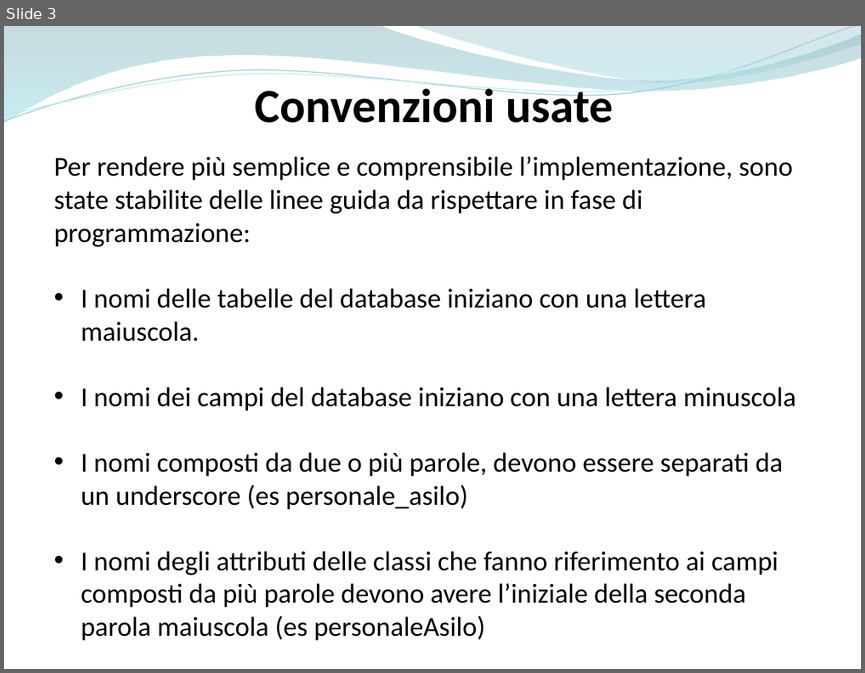
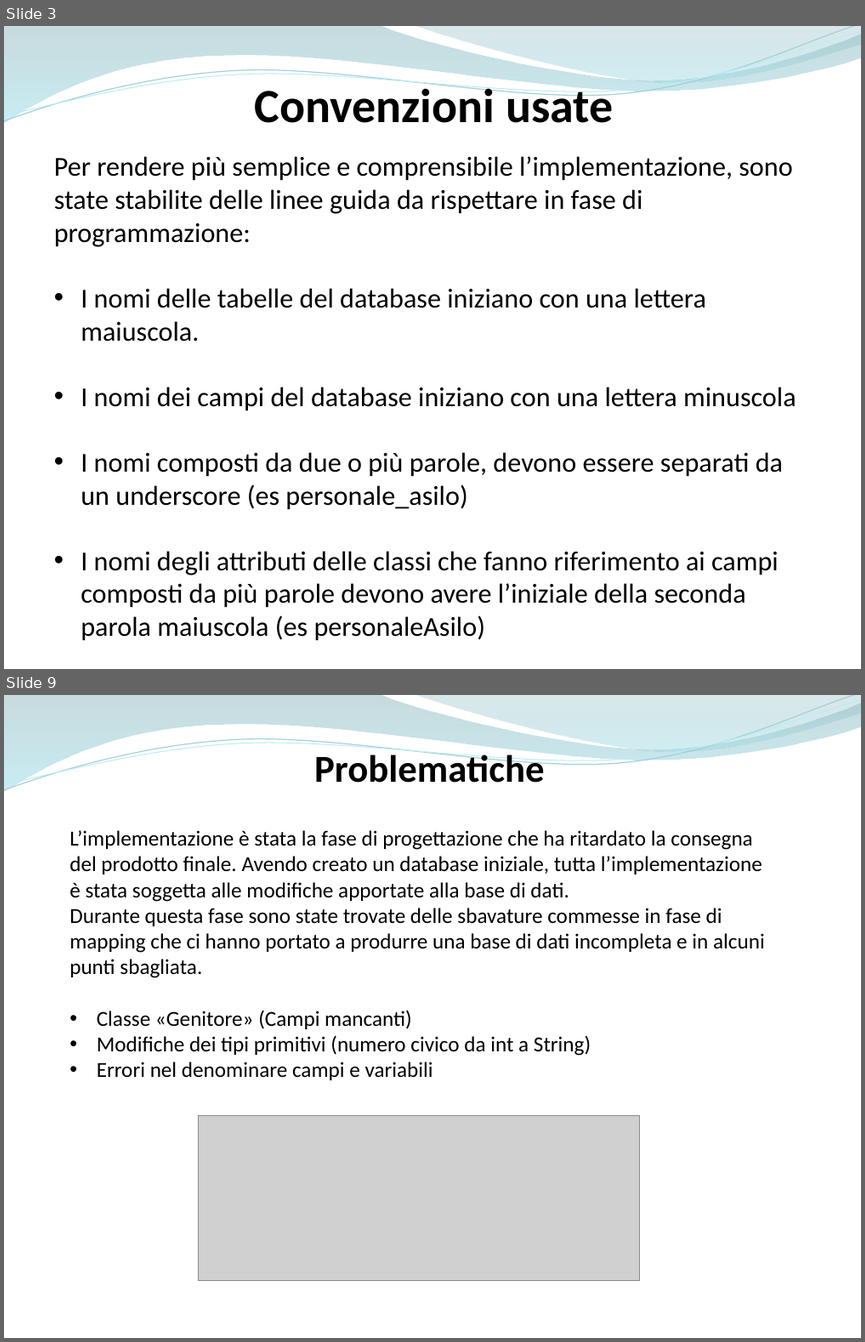
Before and after one commit to ammirate/at-silo, a slide deck: Presentazione/Atsilo2/Luigi/Luigi_PresentazioneFinale.pptx. Shown one above the other, each under a label of ours: slide 3 before the commit, slides 3 and 9 after it; the slides between them are not shown. The pictures are 865x673 and 865x1342 pixels, drawn with LibreOffice and Linux fonts; fonts in the diff are those of the drawing; grey boxes stand for pictures. Boxes give left, top, right and bottom in pixels: in the first picture for what was removed or moved away, otherwise in the second. Text is boxed around its words. In the diff, an @@ line names an element or a change of style, - is before the commit and + after.

```diff
--- a/Presentazione/Atsilo2/Luigi/Luigi_PresentazioneFinale.pptx
+++ b/Presentazione/Atsilo2/Luigi/Luigi_PresentazioneFinale.pptx
@@ slide 9 added at [4, 695, 861, 1338], background #FFFFFF; not listed: 4 template elements that a slide beside it also shows @@
@@ text added at [314, 750, 545, 783], 32 pt, text #000000, bold @@
+Problematiche
@@ text added at [69, 830, 765, 1080], 18 pt, text #000000 @@
+L’implementazione è stata la fase di progettazione che ha ritardato la consegna del prodotto finale. Avendo creato un database iniziale, tutta l’implementazione è stata soggetta alle modifiche apportate alla base di dati.
+Durante questa fase sono state trovate delle sbavature commesse in fase di mapping che ci hanno portato a produrre una base di dati incompleta e in alcuni punti sbagliata.
+• Classe «Genitore» (Campi mancanti)
+• Modifiche dei tipi primitivi (numero civico da int a String)
+• Errori nel denominare campi e variabili
@@ picture added at [199, 1116, 640, 1281] @@
```
Also in this commit, not shown: 2 slides changed, 2 other slides added.
